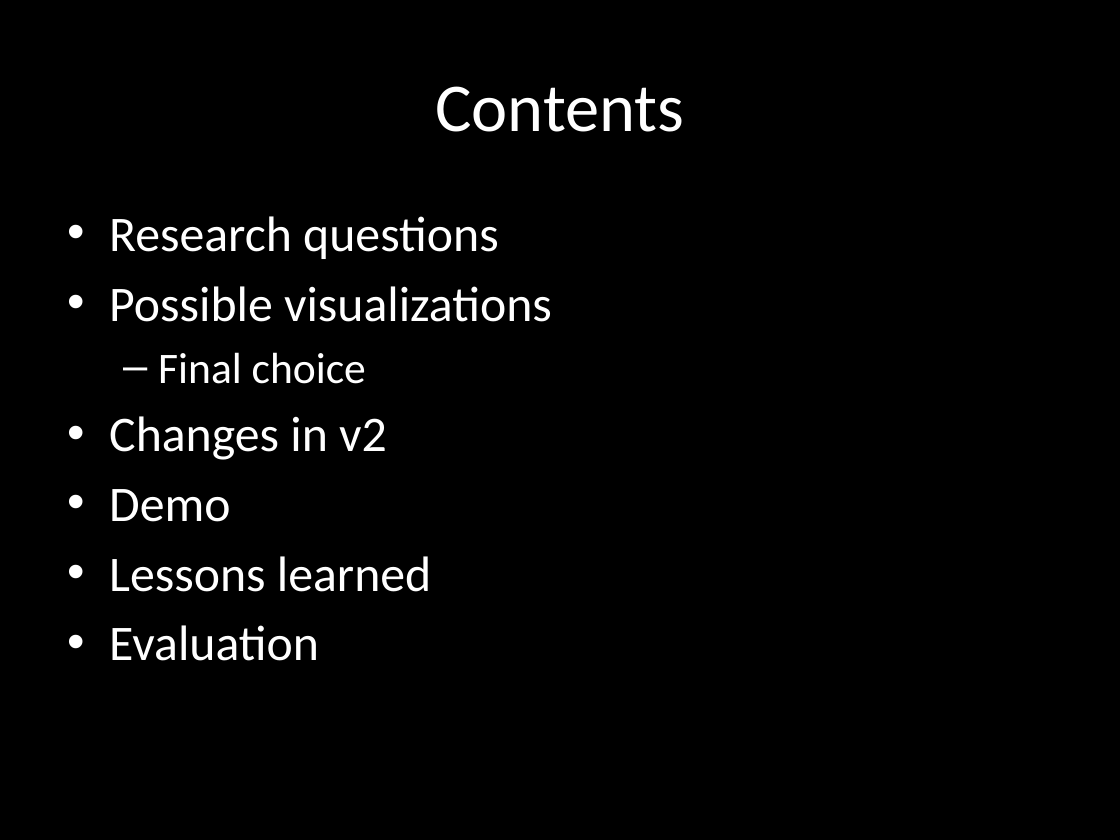
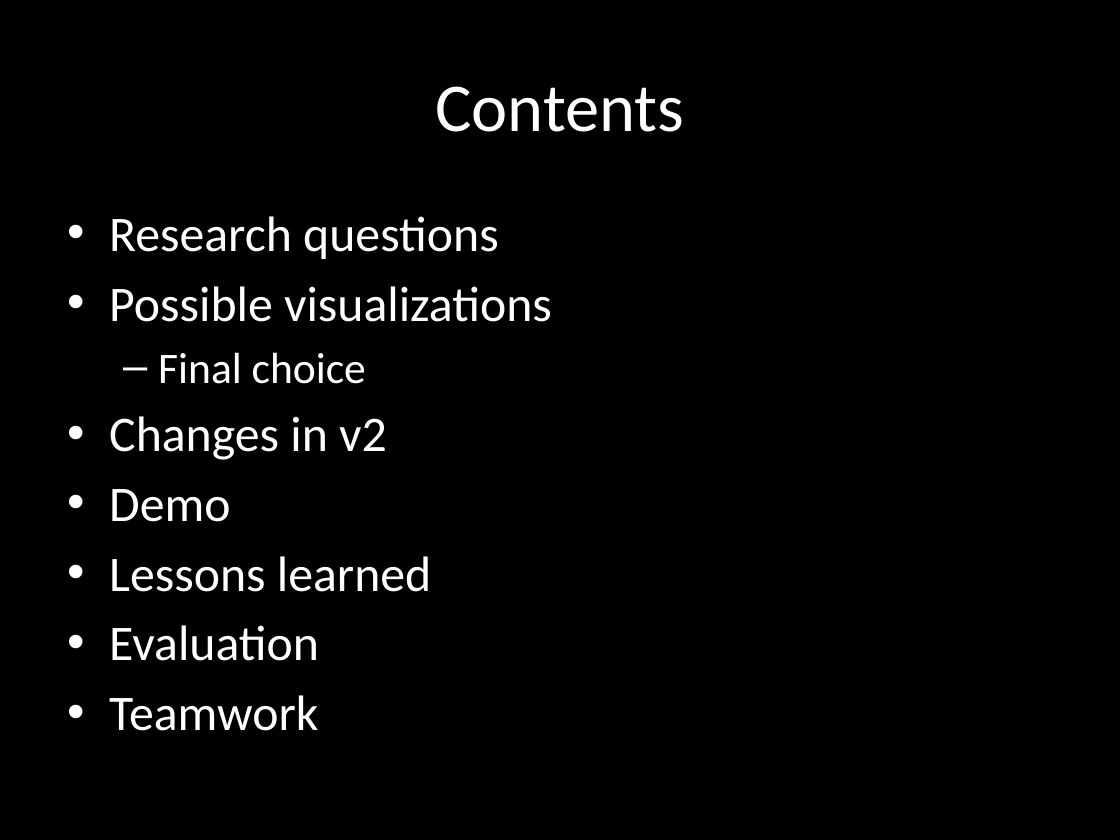
Before and after one commit to croes/capsel-lak, a slide deck: slide 2 of presentation/LAK Dataset Visualization - v2.pptx. Drawn at 1120x840 pixels with LibreOffice and Linux fonts; fonts in the diff are those of the drawing. Boxes give left, top, right and bottom in pixels: in the first picture for what was removed or moved away, otherwise in the second. Text is boxed around its words. In the diff, an @@ line names an element or a change of style, - is before the commit and + after.

Commit message:
final version of the presentation

```diff
--- a/presentation/LAK Dataset Visualization - v2.pptx
+++ b/presentation/LAK Dataset Visualization - v2.pptx
@@ text at (109,695,318,731): paragraph added @@
+• Teamwork
```
Also in this commit, not shown: 2 slides added, 1 other file.
